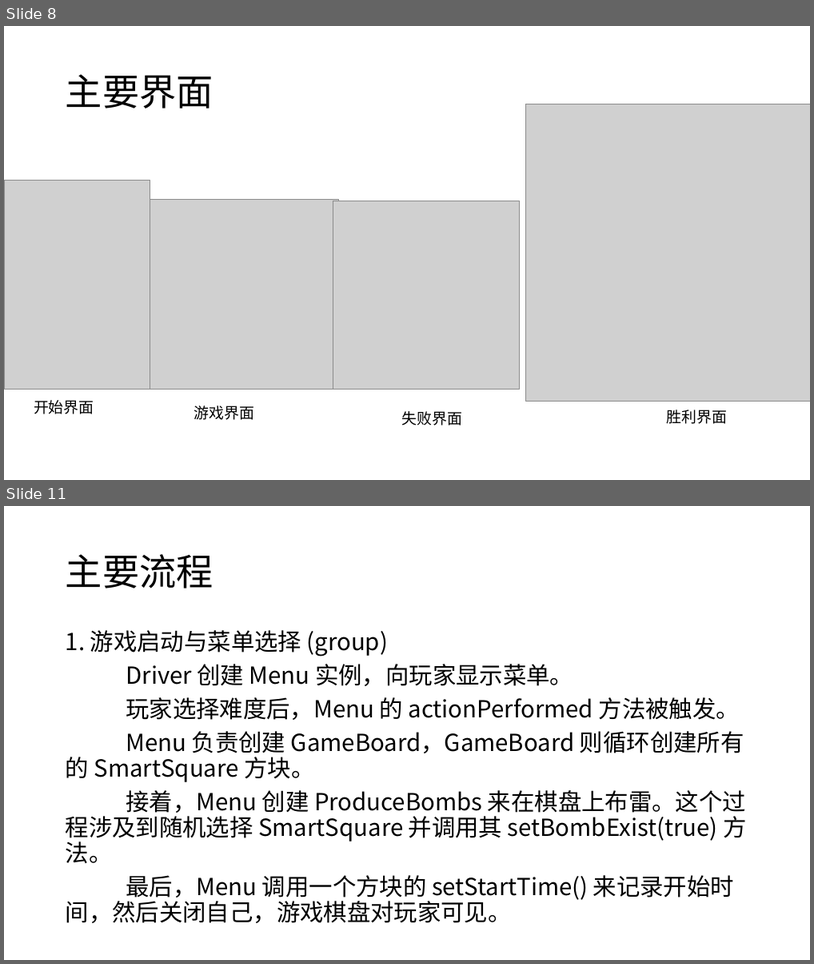
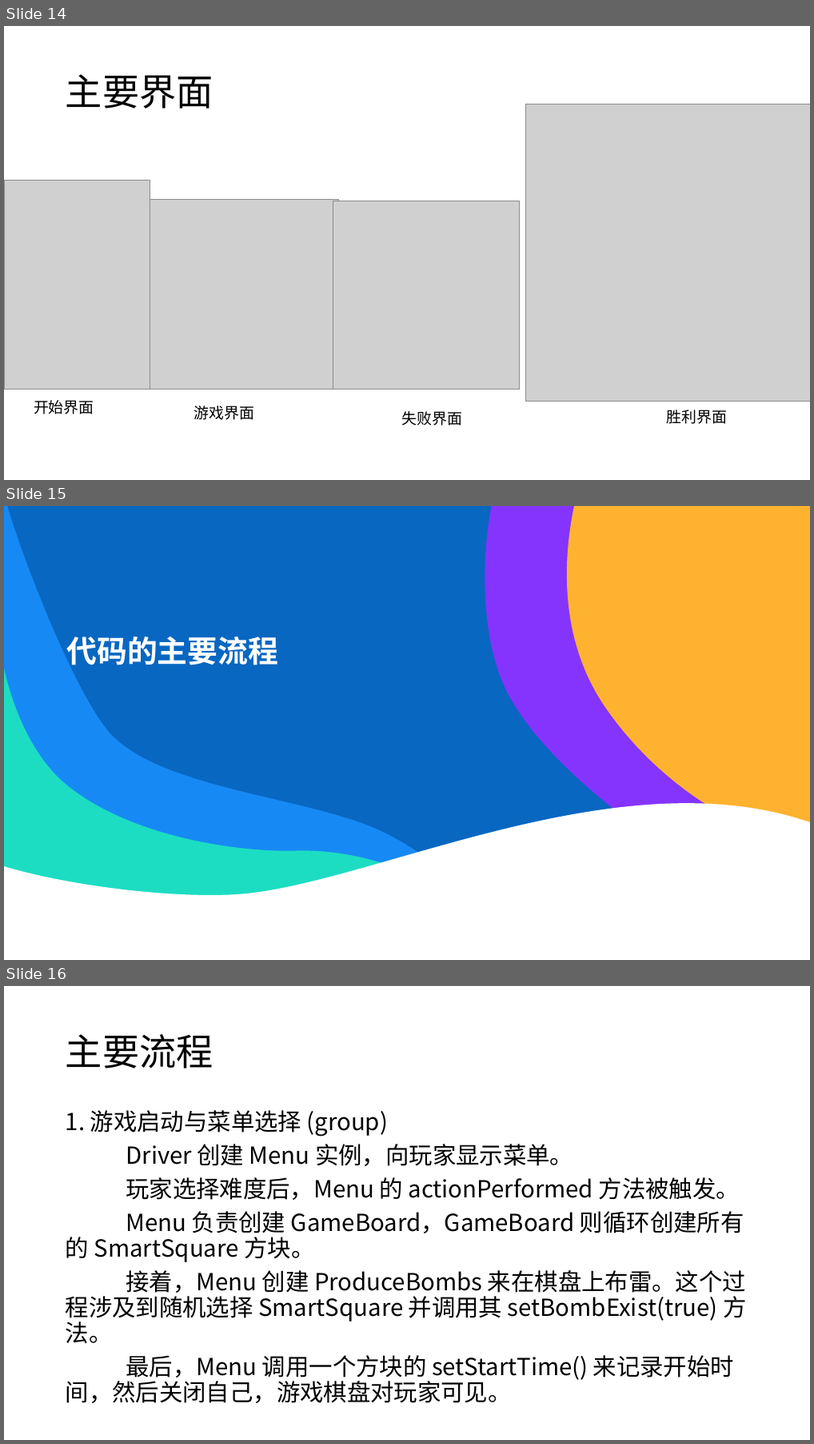
Before and after one commit to wzc506/mineswapper, a slide deck: uml.pptx. Shown one above the other, each under a label of ours: slides 8 and 11 before the commit, slides 14, 15 and 16 after it; the slides between them are not shown. The pictures are 814x964 and 814x1444 pixels, drawn with LibreOffice and Linux fonts; fonts in the diff are those of the drawing; grey boxes stand for pictures. Boxes give left, top, right and bottom in pixels: in the first picture for what was removed or moved away, otherwise in the second. Text is boxed around its words. In the diff, an @@ line names an element or a change of style, - is before the commit and + after.

```diff
--- a/uml.pptx
+++ b/uml.pptx
@@ slide 15 added at box(4, 506, 810, 960), background #000000 @@
@@ title added at box(66, 636, 278, 671), 36 pt, text #FFFFFF, bold @@
+代码的主要流程
@@ group added at box(4, 506, 810, 960): 5 freeform shapes, 1 rectangle @@
@@ what was slide 8 is now slide 14 @@
@@ what was slide 11 is now slide 16 @@
```
Also in this commit, not shown: 3 slides changed, 11 other slides added, 32 other files.
